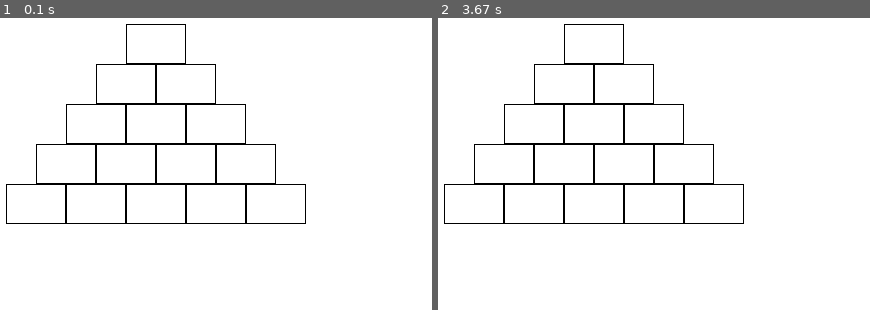
Above: before the commit, frames 1-2 (left to right).
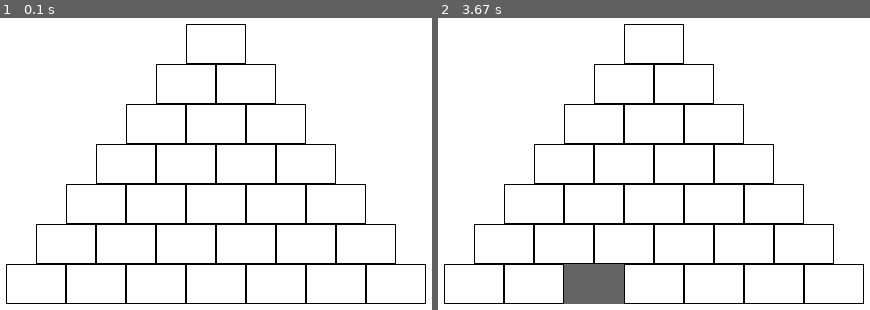
Above: after the commit, the same moments.

Repository: dgold-commschool/mountain-climbers
Game: pygame game, started from mountain_pygame.py
Same seed, same stepped clock (60 frames per second), same inputs: the game is played once before the commit and once after it.
Inputs (mouse positions are in pixels of both pictures, inside the frame that each line leads up to):
- Up to frame 1 (0.1 s): no input
- Up to frame 2 (3.67 s): press the mouse at (outside the picture) at 0.37 s; move the mouse to (outside the picture) at 0.47 s; release the mouse at (outside the picture) at 0.6 s; move the mouse to (546, 228) at 0.7 s; tap Enter at 1.67 s; press the mouse at (outside the picture) at 2.53 s; move the mouse to (736, 269) at 2.63 s; release the mouse at (outside the picture) at 2.77 s; press the mouse at (outside the picture) at 3.43 s; move the mouse to (597, 269) at 3.53 s; move the mouse to (602, 210) at 3.63 s

The runs differ from the first frame. In frame 1, 3.6% of the frame differs, in the area x 1-99%, y 2-98%; in frame 2, 5.3%.

Commit message:
added line drawing capabilities

Diff:
--- a/masyu_solver.py
+++ b/masyu_solver.py
@@ -33,3 +33,10 @@
 puzz3 = ["b", "..", "...", "....", ".....", ["w", "bb", "b", "b", "w", "w"]]
 
 print(mas_find_all_soln(puzz3, "count"))
+
+puzz4 = [".", "..", "...", "....", ".....", [".", "b", "bb", "bbbb", "bbb", "."]]
+
+for last_row in list(itertools.permutations([".", "b", "bb", "bbb", "bbb", "."])):
+    puzz4 = ["b", "..", "...", "....", ".....", last_row]
+    if mas_is_good(puzz4, "count"):
+        print(puzz4)
--- a/mountain_pygame.py
+++ b/mountain_pygame.py
@@ -11,16 +11,19 @@
 width, height = 640, 640
 screen = pygame.display.set_mode((width, height))
 
-n = 5
+n = 7
 rect_height = 40
 rect_width = 60
 margin = 20
 
 
-
+lines_drawn = []
 centers = []
 current_path = []
 lines = []
+
+def is_valid_cell_coord(row_num, rect_index):
+    return(row_num >= 0 and row_num < n and rect_index <= row_num and rect_index >= 0)
 
 while True:
 
@@ -41,6 +44,15 @@
         starting_x -= rect_width // 2
         y += rect_height
 
+    for line in lines_drawn:
+        first_square = line[0]
+        second_square = line[1]
+        y0 = rect_height * first_square[0] + margin + rect_height // 2
+        x0 = rect_width * first_square[1] + margin + (n - first_square[0] - 1) * (rect_width // 2) + rect_width // 2
+
+        y1 = rect_height * second_square[0] + margin + rect_height // 2
+        x1 = rect_width * second_square[1] + margin + (n - second_square[0] - 1) * (rect_width // 2) + rect_width // 2
+        pygame.draw.line(screen, (0, 0, 0), (x0, y0), (x1, y1))
 
     for event in pygame.event.get():
 
@@ -48,29 +60,52 @@
             pygame.quit()
             sys.exit()
 
+        if event.type == pygame.KEYDOWN:
+            if event.key == pygame.K_RETURN:
+                lines_drawn = []
+
         if event.type == pygame.MOUSEBUTTONDOWN:
             x, y = pygame.mouse.get_pos()
             row_num = (y - margin) // rect_height
             rect_index = (x - margin - (n - row_num - 1) * (rect_width // 2)) // rect_width
             current_path = [(row_num, rect_index)]
-            print(current_path)
+            direction = ""
 
         if event.type == pygame.MOUSEMOTION:
             x, y = pygame.mouse.get_pos()
             row_num = (y - margin) // rect_height
             rect_index = (x - margin - (n - row_num - 1) * (rect_width // 2)) // rect_width
-            if row_num >= 0 and row_num < n and rect_index <= row_num and rect_index >= 0:
+
+            if is_valid_cell_coord(row_num, rect_index):
+
                 if len(current_path) > 0 and current_path[-1] != (row_num, rect_index):
-                    if len(current_path) > 1:
+                    if len(current_path) == 1:
+                        if (current_path[-1][0] - row_num, current_path[-1][1] - rect_index) in [(-1, -1), (-1, 0)]:
+                            direction = "up"
+                            current_path.append((row_num, rect_index))
+                        if (current_path[-1][0] - row_num, current_path[-1][1] - rect_index) in [(1, 0), (1, 1)]:
+                            direction = "down"
+                            current_path.append((row_num, rect_index))
+                    elif len(current_path) > 1:
                         if current_path[-2] == (row_num, rect_index):
                             current_path = current_path[:-1]
-                        elif (current_path[-1][0] - row_num, current_path[-1][1] - rect_index) in [(-1, -1), (-1, 0), (1, 0), (1, 1)]:
+                            if len(current_path) == 1:
+                                direction = ""
+                        elif (current_path[-1][0] - row_num, current_path[-1][1] - rect_index) in [(-1, -1), (-1, 0)] and direction == "up":
                             current_path.append((row_num, rect_index))
-                    elif (current_path[-1][0] - row_num, current_path[-1][1] - rect_index) in [(-1, -1), (-1, 0), (1, 0), (1, 1)]:
-                        current_path.append((row_num, rect_index))
+                        elif (current_path[-1][0] - row_num, current_path[-1][1] - rect_index) in [(1, 0), (1, 1)] and direction == "down":
+                            current_path.append((row_num, rect_index))
+
 
         if event.type == pygame.MOUSEBUTTONUP:
+            for index in range(len(current_path) - 1):
+                new_line = (current_path[index], current_path[index + 1])
+                alt = (current_path[index + 1], current_path[index])
+                if new_line not in lines_drawn and alt not in lines_drawn:
+                    if is_valid_cell_coord(current_path[index][0], current_path[index][1]) and is_valid_cell_coord(current_path[index + 1][0], current_path[index + 1][1]) :
+                        lines_drawn.append(new_line)
             current_path = []
+
 
 
     pygame.display.flip()
